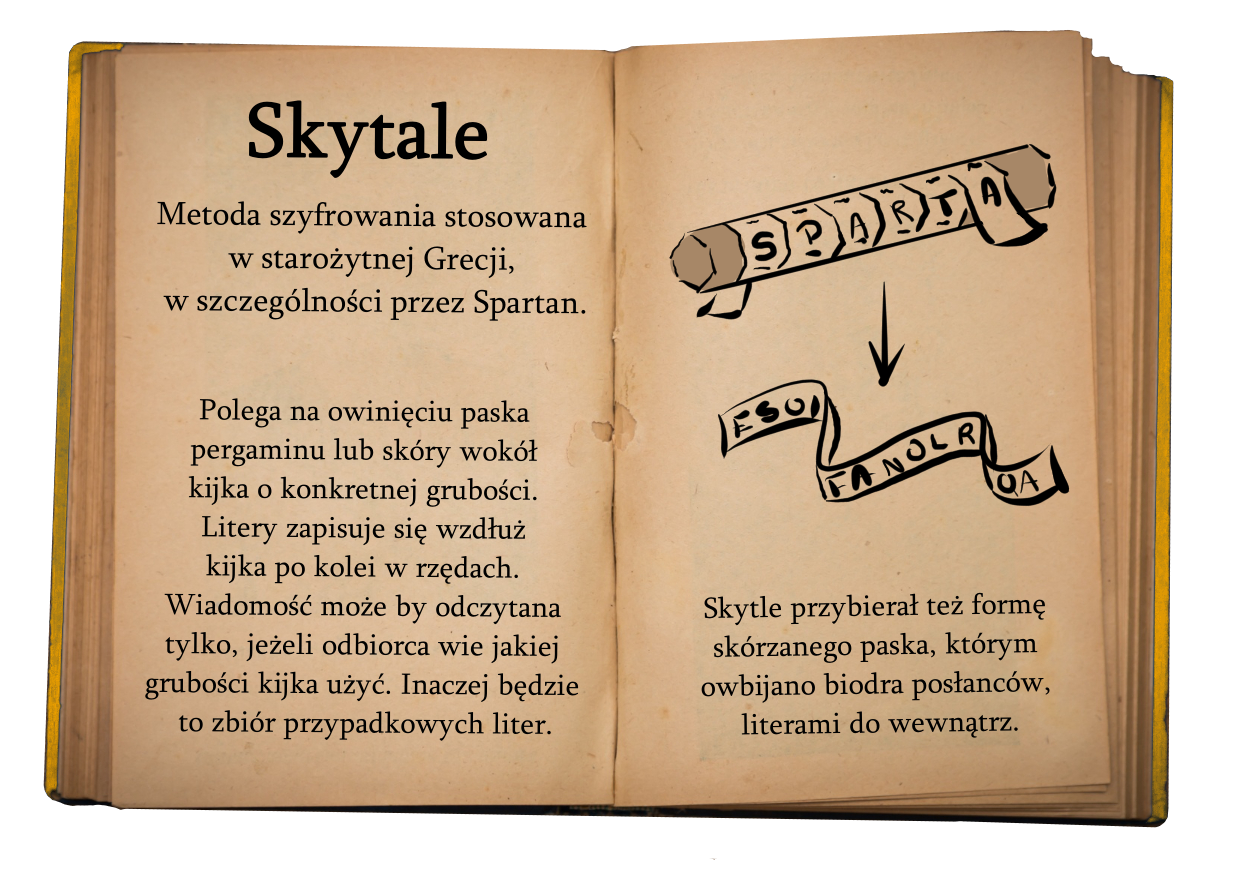
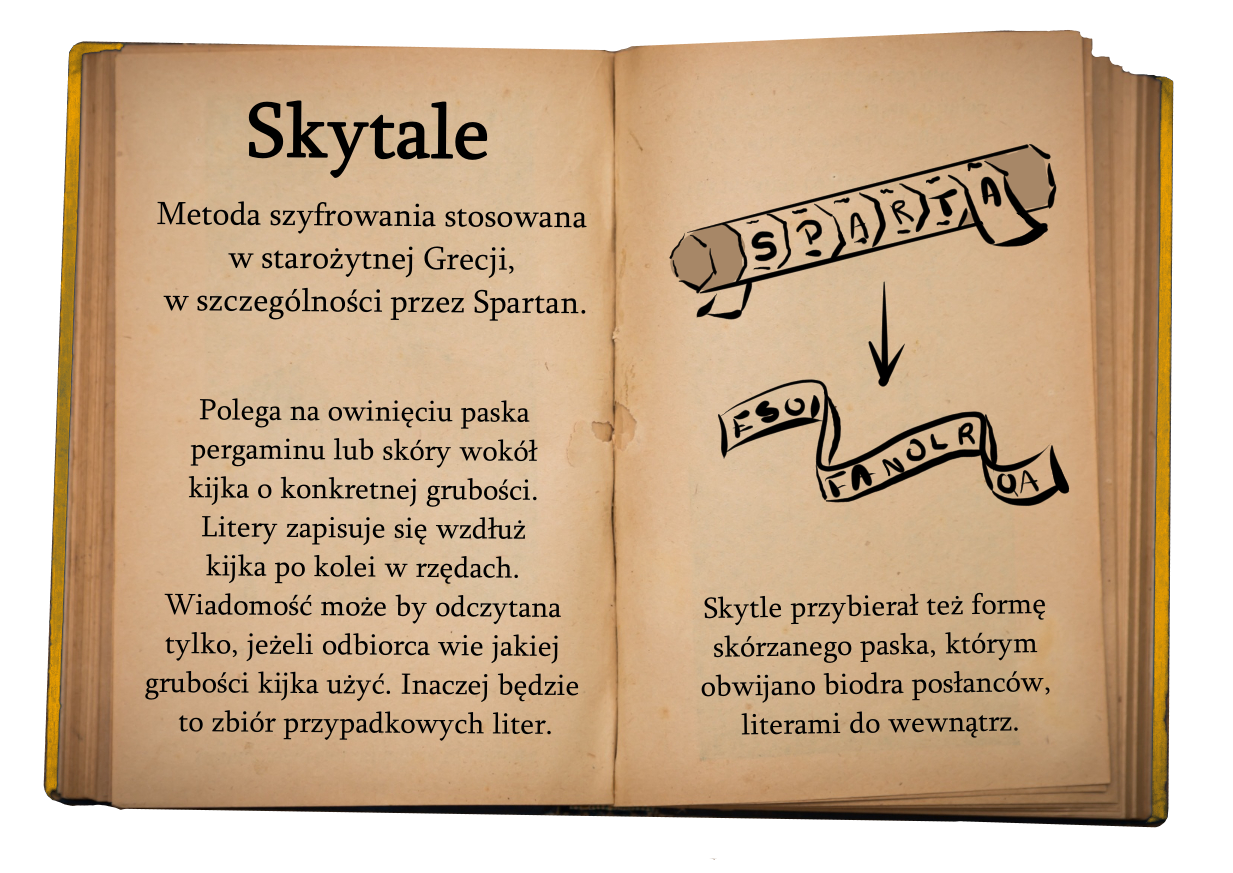
Layer changes from the first 1233 × 873 image to the second:
pixels changed over <box>265,412,755,697</box> (layer not identified)